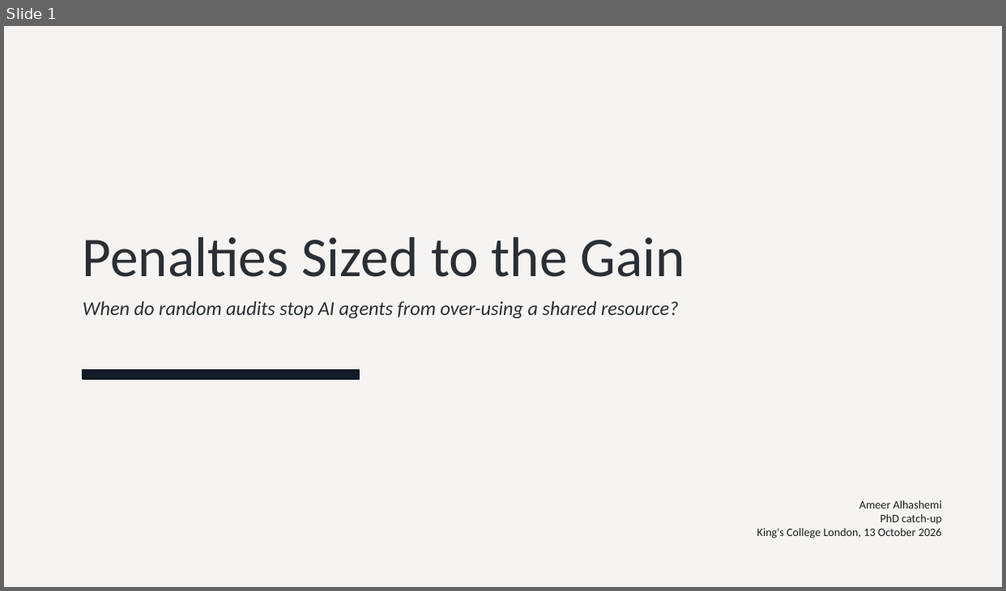
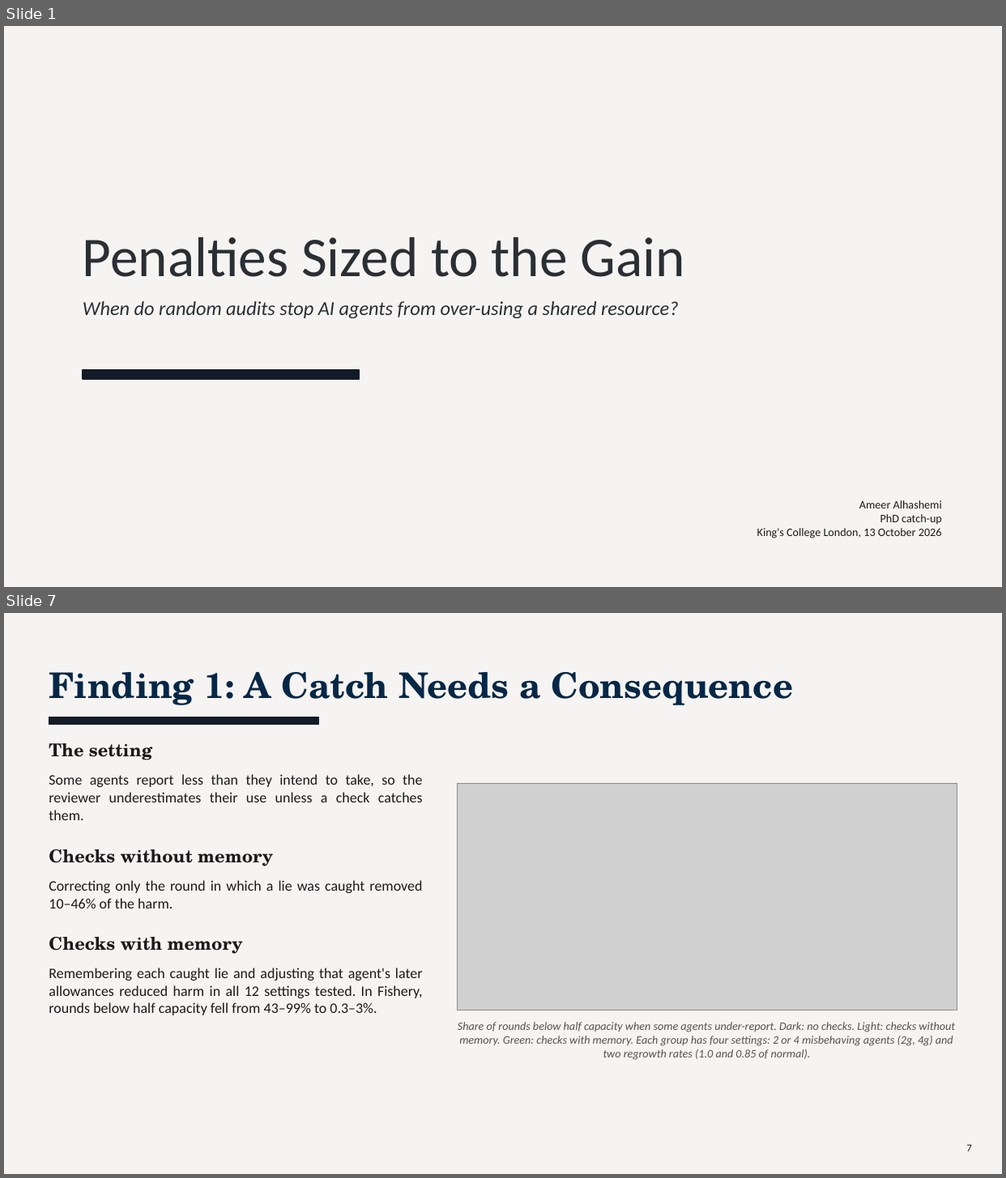
Before and after one commit to TallowCatch/invasion-commons, a slide deck: notes/slides/2026-10-13_phd_catchup/phd_catchup_2026-10-13.pptx. Shown one above the other, each under a label of ours: slide 1 before the commit, slides 1 and 7 after it; the slides between them are not shown. The pictures are 1006x591 and 1006x1178 pixels, drawn with LibreOffice and Linux fonts; fonts in the diff are those of the drawing; grey boxes stand for pictures. Boxes give left, top, right and bottom in pixels: in the first picture for what was removed or moved away, otherwise in the second. Text is boxed around its words. In the diff, an @@ line names an element or a change of style, - is before the commit and + after.

```diff
--- a/notes/slides/2026-10-13_phd_catchup/phd_catchup_2026-10-13.pptx
+++ b/notes/slides/2026-10-13_phd_catchup/phd_catchup_2026-10-13.pptx
@@ slide 7 added at bbox=[4, 613, 1002, 1174], background #F5F4F2 @@
@@ text added at bbox=[49, 672, 793, 705], 34 pt, text #062746, bold @@
+Finding 1: A Catch Needs a Consequence
@@ rectangle added at bbox=[49, 717, 318, 725], fill #131B28, outline #131B28 1 pt @@
@@ text added at bbox=[49, 743, 152, 760], 17 pt, text #1C191A, bold @@
+The setting
@@ text added at bbox=[49, 774, 423, 820], 14 pt, text #1C191A @@
+Some agents report less than they intend to take, so the reviewer underestimates their use unless a check catches them.
@@ picture added at bbox=[457, 784, 957, 1011] @@
@@ text added at bbox=[49, 850, 273, 867], 17 pt, text #1C191A, bold @@
+Checks without memory
@@ text added at bbox=[49, 880, 422, 909], 14 pt, text #1C191A @@
+Correcting only the round in which a lie was caught removed 10–46% of the harm.
@@ text added at bbox=[49, 937, 243, 954], 17 pt, text #1C191A, bold @@
+Checks with memory
@@ text added at bbox=[49, 968, 423, 1016], 14 pt, text #1C191A @@
+Remembering each caught lie and adjusting that agent's later allowances reduced harm in all 12 settings tested. In Fishery, rounds below half capacity fell from 43–99% to 0.3–3%.
@@ text added at bbox=[458, 1022, 955, 1060], 11 pt, text #55524E, italic @@
+Share of rounds below half capacity when some agents under-report. Dark: no checks. Light: checks without memory. Green: checks with memory. Each group has four settings: 2 or 4 misbehaving agents (2g, 4g) and two regrowth rates (1.0 and 0.85 of normal).
@@ text added at bbox=[966, 1144, 971, 1152], 10 pt, text #1C191A @@
+7
```
Also in this commit, not shown: 8 slides changed, 6 other slides added, 6 slides removed, 2 other files.
